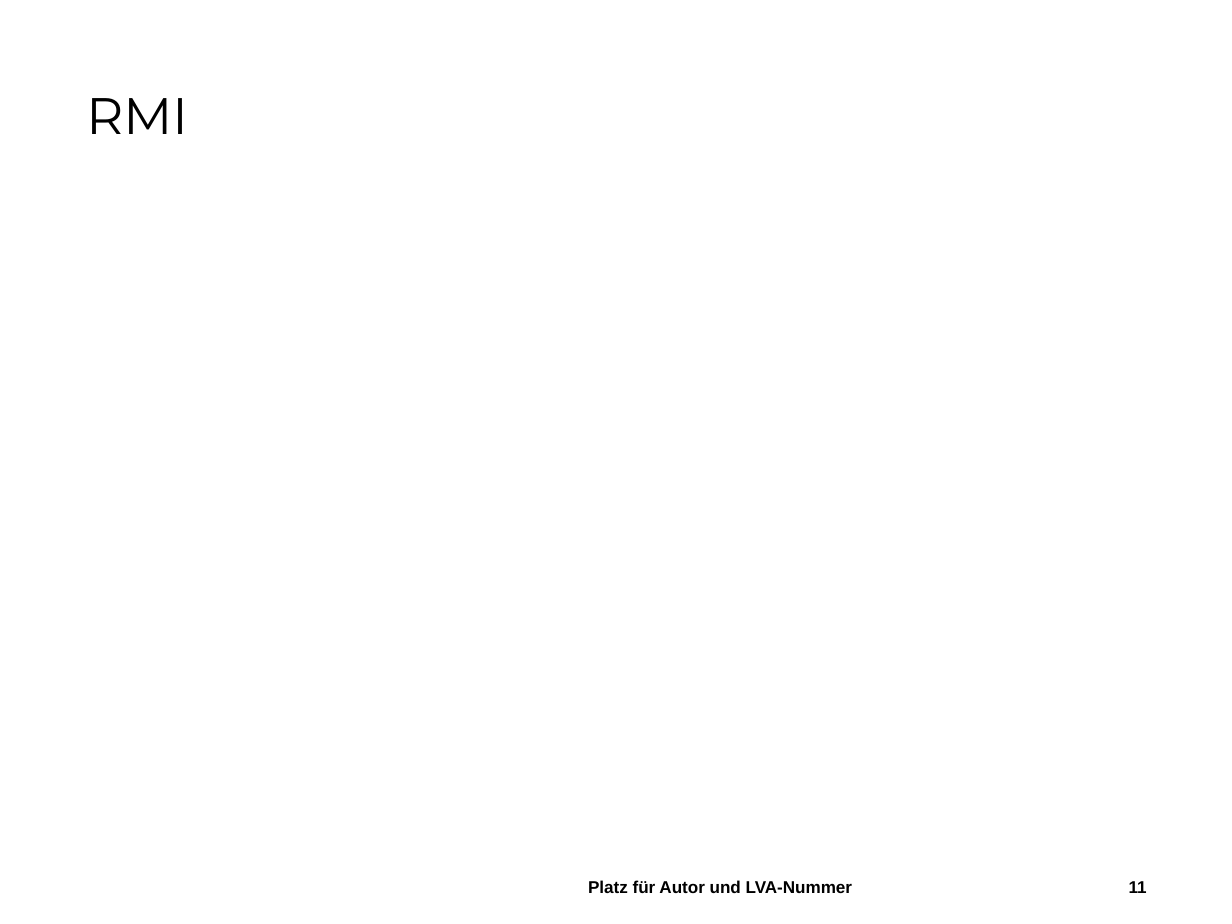
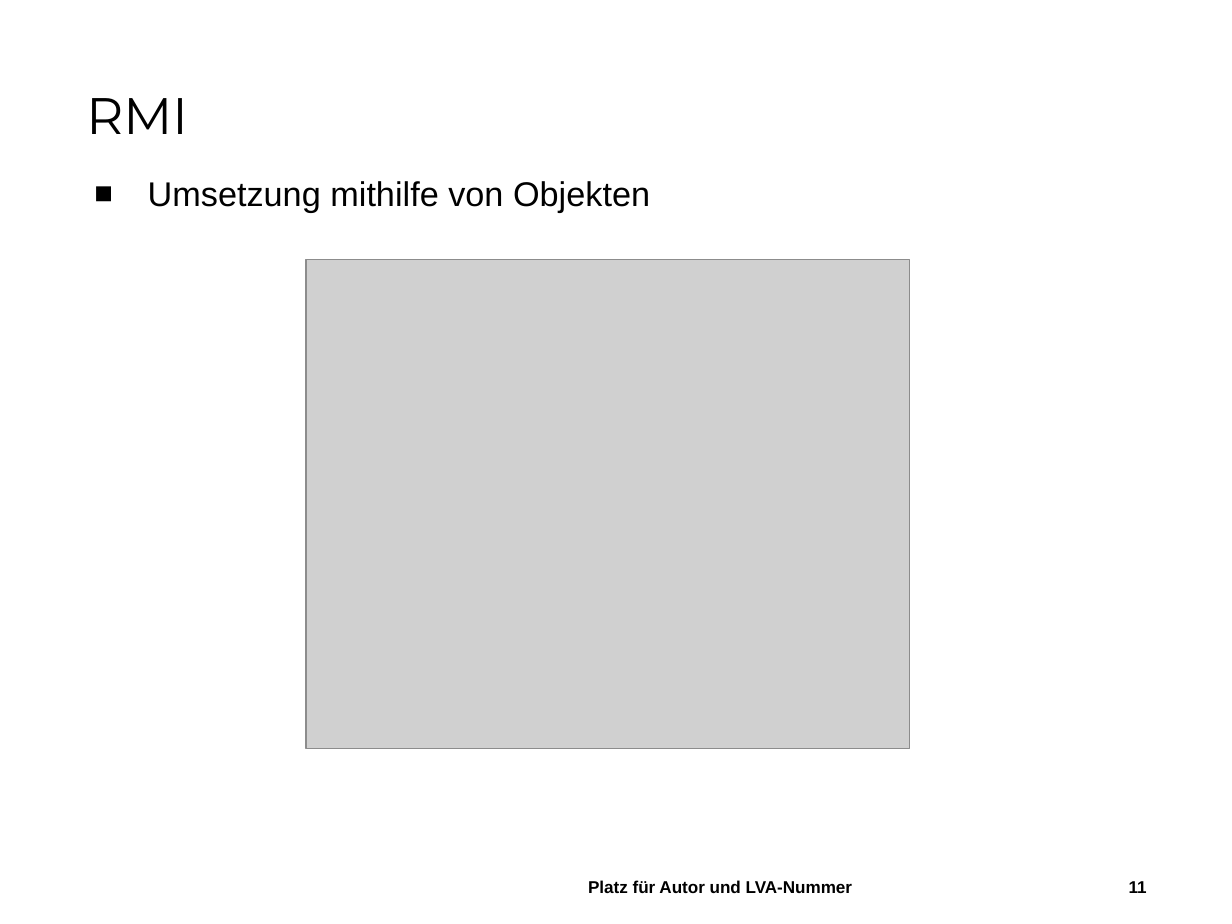
Before and after one commit to aistleithnera/258321_DKE_PR, a slide deck: slide 11 of Dokumente/Abschlusspräsentation/Abschlusspräsentation.pptx. Drawn at 1232x924 pixels with LibreOffice and Linux fonts; fonts in the diff are those of the drawing; grey boxes stand for pictures; background and template pictures are left out. Boxes give left, top, right and bottom in pixels: in the first picture for what was removed or moved away, otherwise in the second. Text is boxed around its words. In the diff, an @@ line names an element or a change of style, - is before the commit and + after.

```diff
--- a/Dokumente/Abschlusspräsentation/Abschlusspräsentation.pptx
+++ b/Dokumente/Abschlusspräsentation/Abschlusspräsentation.pptx
@@ text added at [148,181,650,213], 20 pt, text #000000 @@
+■ Umsetzung mithilfe von Objekten
@@ picture added at [306,259,909,748] @@
```
Also in this commit, not shown: 2 slides added.
